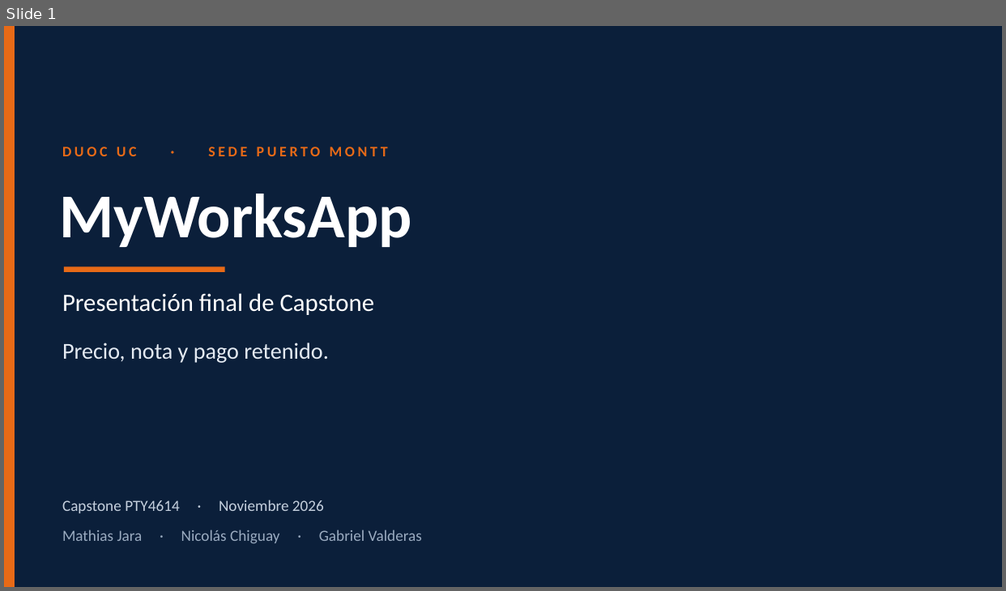
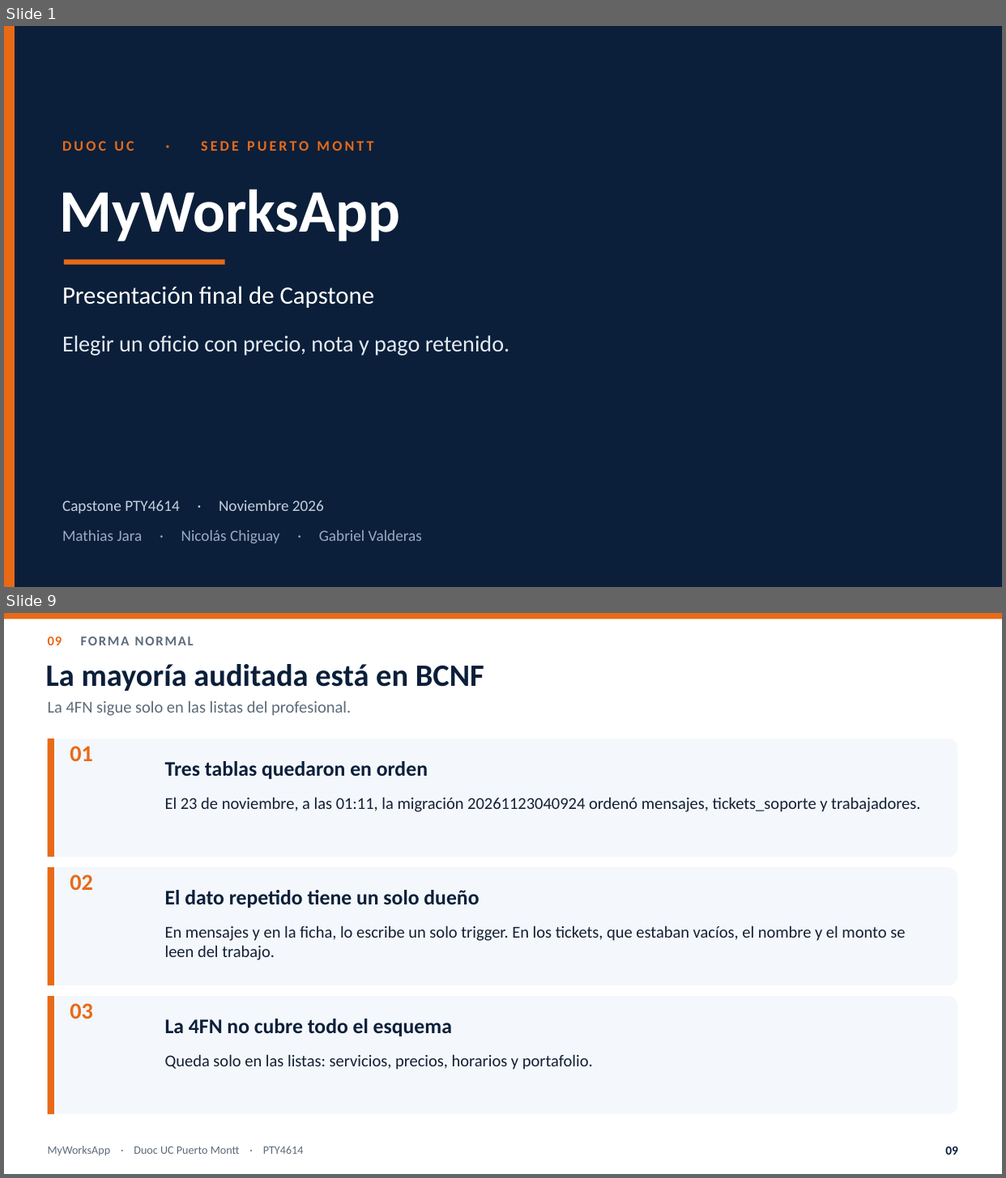
Before and after one commit to MathiasAlejandr0/MyWorksAppProyect, a slide deck: Fase 2/Presentacion_final_MyWorksApp.pptx. Shown one above the other, each under a label of ours: slide 1 before the commit, slides 1 and 9 after it; the slides between them are not shown. The pictures are 1006x591 and 1006x1178 pixels, drawn with LibreOffice and Linux fonts; fonts in the diff are those of the drawing. Boxes give left, top, right and bottom in pixels: in the first picture for what was removed or moved away, otherwise in the second. Text is boxed around its words. In the diff, an @@ line names an element or a change of style, - is before the commit and + after.

```diff
--- a/Fase 2/Presentacion_final_MyWorksApp.pptx
+++ b/Fase 2/Presentacion_final_MyWorksApp.pptx
@@ slide 9 added at box(4, 613, 1002, 1174), background #FFFFFF @@
@@ rectangle added at box(4, 613, 1002, 619), fill #E86A17 @@
@@ text added at box(48, 636, 62, 645), 13 pt, text #5C6B7A, bold @@
+09 FORMA NORMAL
@@ text added at box(46, 664, 484, 691), 30 pt, text #0B1F3A, bold @@
+La mayoría auditada está en BCNF
@@ text added at box(48, 700, 351, 716), 16 pt, text #5C6B7A @@
+La 4FN sigue solo en las listas del profesional.
@@ rounded rectangle added at box(48, 739, 957, 857), fill #F4F7FB @@
@@ rectangle added at box(48, 739, 54, 857), fill #E86A17 @@
@@ text added at box(70, 746, 93, 761), 22 pt, text #E86A17, bold @@
+01
@@ text added at box(165, 761, 428, 779), 20 pt, text #0B1F3A, bold @@
+Tres tablas quedaron en orden
@@ text added at box(165, 797, 920, 812), 16 pt, text #142033 @@
+El 23 de noviembre, a las 01:11, la migración 20261123040924 ordenó mensajes, tickets_soporte y trabajadores.
@@ rounded rectangle added at box(48, 867, 957, 986), fill #F4F7FB @@
@@ rectangle added at box(48, 867, 54, 986), fill #E86A17 @@
@@ text added at box(70, 875, 93, 890), 22 pt, text #E86A17, bold @@
+02
@@ text added at box(165, 890, 479, 908), 20 pt, text #0B1F3A, bold @@
+El dato repetido tiene un solo dueño
@@ text added at box(165, 926, 905, 960), 16 pt, text #142033 @@
+En mensajes y en la ficha, lo escribe un solo trigger. En los tickets, que estaban vacíos, el nombre y el monto se leen del trabajo.
@@ rounded rectangle added at box(48, 996, 957, 1114), fill #F4F7FB @@
@@ rectangle added at box(48, 996, 54, 1114), fill #E86A17 @@
@@ text added at box(70, 1003, 93, 1019), 22 pt, text #E86A17, bold @@
+03
@@ text added at box(165, 1019, 452, 1037), 20 pt, text #0B1F3A, bold @@
+La 4FN no cubre todo el esquema
@@ text added at box(165, 1054, 593, 1070), 16 pt, text #142033 @@
+Queda solo en las listas: servicios, precios, horarios y portafolio.
@@ text added at box(48, 1146, 304, 1157), 11 pt, text #5C6B7A @@
+MyWorksApp · Duoc UC Puerto Montt · PTY4614
@@ text added at box(945, 1147, 958, 1155), 12 pt, text #0B1F3A, bold @@
+09
@@ slide 1 changed as well @@
@@ text "DUOC UC · SEDE PUERTO ..." at box(62, 141, 373, 151): letter spacing 2.8 to 2.4 pt @@
@@ text "MyWorksApp" at box(59, 189, 400, 241): size 60 to 58 pt @@
@@ rectangle: place and size @@
-rectangle at box(64, 267, 225, 272)
+rectangle at box(64, 259, 225, 265)
@@ text "Presentación final de Capstone": place and size @@
-text "Presentación final de Capstone" at box(62, 293, 375, 315)
+text "Presentación final de Capstone" at box(62, 286, 375, 308)
@@ text at box(62, 335, 509, 356): text changed @@
-Precio, nota y pago retenido.
+Elegir un oficio con precio, nota y pago retenido.
```
Also in this commit, not shown: 3 other slides changed, 10 other slides added, 4 slides removed, 3 other files.
